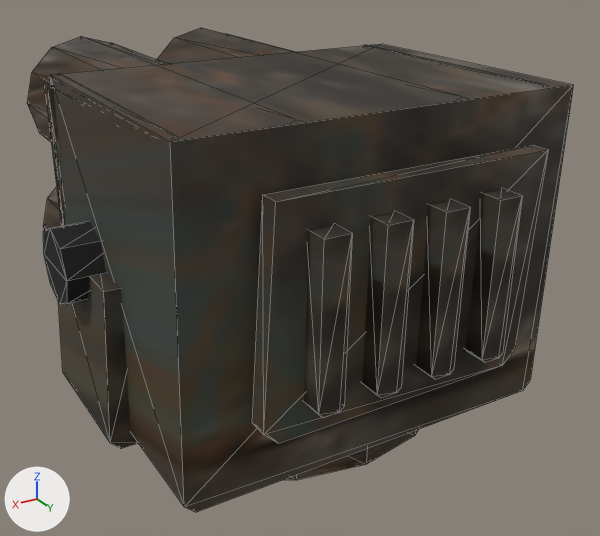
One commit to the glTF model public/assets/models/wasteland/kits/gunn-turret.glb: the scene before it, then after it.
The view is the same before and after, from a 50 mm camera at (0.733, 1.331, 0.906) aimed at (-0.065, 0.002, 0.242). The lights are fixed; the arrows at lower left show +X, +Y and +Z. The older version comes first. Mesh edges are drawn as thin lines. Where no turn or scale is listed for an object, it has been applied to the vertices. Vertices at exactly the same position are counted once.

The first picture shows 'gunn-turret-base-metal', 'gunn-turret-head-metal', 'gunn-turret-heat-panel-metal'.
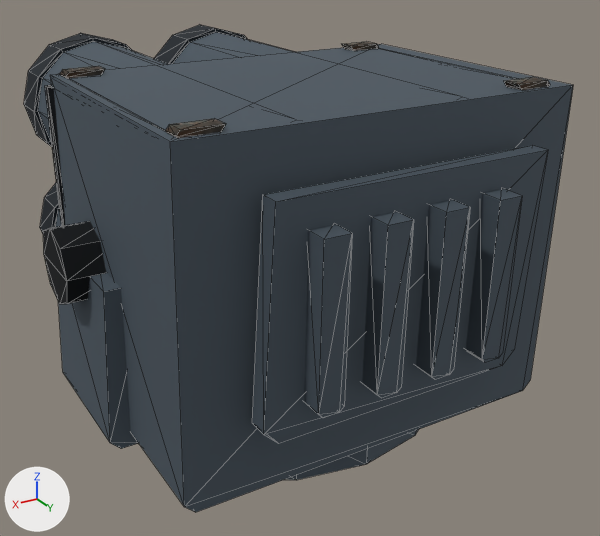
The newer file is also rescaled (x1.15) as a whole; pictures and numbers use the older file's frame.

What differs and where, as boxes (x1, y1, x2, y2) in the pictures (600 x 536 px):
'gunn-turret-head-metal', reshaped: before (27, 28, 573, 512); after (24, 25, 573, 512)
'gunn-turret-heat-panel-metal', surface changed: (252, 145, 548, 444) in both
part 1 of me_cylinder, recoloured: (58, 273, 419, 480) in both
part 2 of me_cylinder_004, built on: before (27, 28, 293, 230); after (24, 25, 293, 233)
part 3 of me_cylinder_004, added: after (342, 42, 550, 90)
part 4 of me_cylinder_004, added: after (60, 66, 226, 138)
part 5 of me_cylinder_004, recoloured: before (59, 45, 546, 137); after (59, 48, 516, 137)
part 6 of me_cylinder_004, recoloured: (45, 85, 66, 226) in both
part 7 of me_cylinder_004, recoloured: (50, 44, 573, 512) in both

The change, as a diff of the scene's bpy script:
```diff
--- a/public/assets/models/wasteland/kits/gunn-turret.glb.py
+++ b/public/assets/models/wasteland/kits/gunn-turret.glb.py
@@ mat_battered_heat_panel @@
 mat_battered_heat_panel = principled_material('Battered heat panel')
-mat_battered_heat_panel.texture = img_scrap_plating
+mat_battered_heat_panel.base_color = (0.1, 0.13, 0.16)  # greyish blue #59656f
 mat_battered_heat_panel.metallic = 0.58
@@ mat_gunn_dark_gunmetal_steel @@
+mat_gunn_dark_gunmetal_steel = principled_material('Gunn dark gunmetal steel')
+mat_gunn_dark_gunmetal_steel.base_color = (0.1, 0.13, 0.16)  # greyish blue #59656f
+mat_gunn_dark_gunmetal_steel.metallic = 0.58
+mat_gunn_dark_gunmetal_steel.roughness = 0.76
@@ me_cylinder @@
 me_cylinder.from_pydata(...)  # 88 vertices, 156 faces; spans x -0.42..0.42, y -0.34..0.34, z -0.05..0.37
-me_cylinder.materials.append(mat_scuffed_tube_bore)  # black #292b29
+# me_cylinder part 1: all 100 faces that had it switch from mat_scuffed_iron___painted (picture img_scrap_plating) to mat_gunn_dark_gunmetal_steel (greyish blue #59656f)
+me_cylinder.materials.append(mat_gunn_blackened_bore_and_weld)  # black #121619
@@ me_cylinder_004 @@
-me_cylinder_004.from_pydata(...)  # 252 vertices, 484 faces; spans x -0.044..0.69, y -0.71..0.28, z -0.565..0.016
+me_cylinder_004.from_pydata(...)  # 420 vertices, 796 faces; spans x -0.044..0.698, y -0.71..0.28, z -0.573..0.025
+# me_cylinder_004 part 2: 48 vertices removed from x 0.04..0.62, y -0.71, z -0.565..0.015; 144 vertices added at x 0.032..0.628, y -0.71..-0.62, z -0.573..0.023
+# me_cylinder_004 part 3: 24 vertices added at x -0.002..0.069, y -0.247..0.267, z 0.013..0.025
+# me_cylinder_004 part 4: 24 vertices added at x 0.591..0.662, y -0.247..0.267, z 0.013..0.025
+# me_cylinder_004 part 5: 232 faces spanning x -0.014..0.674, y -0.71..0.26, z -0.565..0.016 switch from mat_scuffed_tube_bore (black #292b29) to mat_gunn_blackened_bore_and_weld (black #121619)
+# me_cylinder_004 part 6: 40 faces spanning x -0.026..0.686, y -0.278..-0.242, z -0.545..-0.005 switch from mat_scuffed_iron___painted (picture img_scrap_plating) to mat_gunn_blackened_bore_and_weld (black #121619)
+# me_cylinder_004 part 7: 20 faces spanning x -0.044..0.69, y -0.26..0.28, z -0.565..0.015 switch from mat_scuffed_iron___painted (picture img_scrap_plating) to mat_gunn_dark_gunmetal_steel (greyish blue #59656f)
+# other edits to the shape of me_cylinder_004 do not show in these pictures
+me_cylinder_004.materials.append(mat_gunn_blackened_steel_collars)  # dark blue #242c33
```
